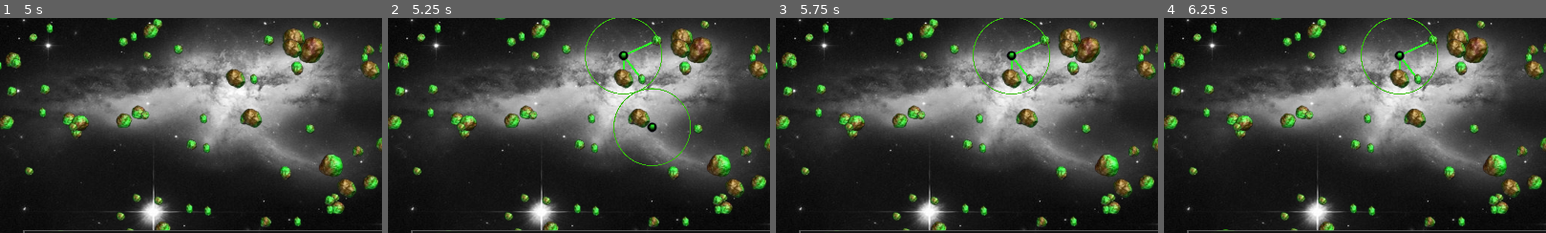
Above: before the commit, frames 1-4 (left to right).
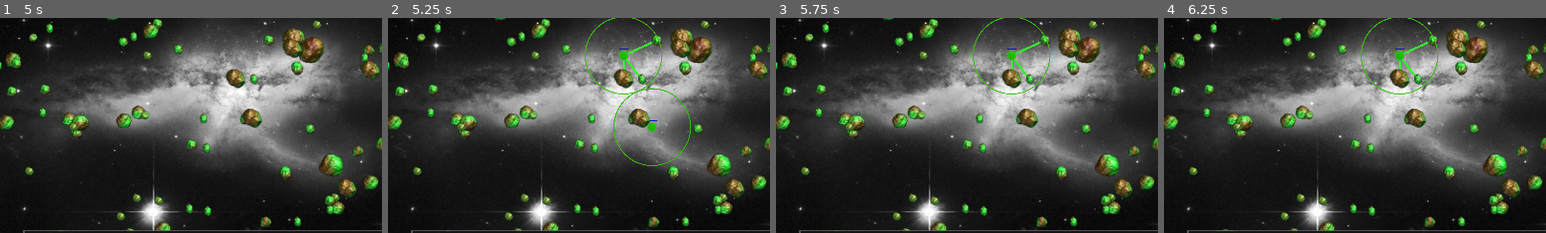
Above: after the commit, the same moments.

Repository: ramhacks/space-game-remake
Game: Godot game, scene res://survival.tscn
Two runs of this game, one before a commit and one after it. Both use one fixed random seed, a clock stepped at 60 frames per second and the inputs below.
Inputs (mouse positions are % of the whole screen's width and height, from its top left):
- Up to frame 1 (5 s): click (27, 98) at 0.5 s; click (27, 90) at 1.25 s; click (27, 98) at 2 s; click (27, 90) at 2.75 s; click (27, 98) at 3.5 s; click (27, 90) at 4.25 s
- Up to frame 2 (5.25 s): tap Enter at 5 s; drag from (50, 40) to (61, 90) at 5.02 s
- Up to frame 3 (5.75 s): no input
- Up to frame 4 (6.25 s): tap Space at 5.75 s; drag from (27, 90) to (50, 40) at 5.77 s
The pictures show only the part of the screen within x 19-69%, y 31-81%; the shares and areas given below are measured in that part.

Frame 1 is identical in both runs. In frame 2, 0.2% of the frame differs, in the area x 60-71%, y 14-54%; in frame 3, 0.1%; in frame 4, 0.1%.

Commit message:
Started Selection gui
Started selection gui and edited some tween animations, made laser line thiner as well. Added build progress bar above miner tower

Diff:
--- a/the-space-game/Asteroid_Gen/asteroid.tscn
+++ b/the-space-game/Asteroid_Gen/asteroid.tscn
@@ -8,7 +8,7 @@
 
 [node name="Asteroid" type="StaticBody2D"]
 z_index = 1
-collision_layer = 2
+collision_layer = 3
 script = ExtResource("1_8gv7b")
 
 [node name="Sprite2D" type="Sprite2D" parent="."]
@@ -17,3 +17,5 @@
 
 [node name="CollisionShape2D" type="CollisionShape2D" parent="."]
 shape = SubResource("CircleShape2D_fbfk6")
+
+[connection signal="input_event" from="." to="." method="_on_input_event"]
--- a/the-space-game/Survival_Scene_Scripts/survival.gd
+++ b/the-space-game/Survival_Scene_Scripts/survival.gd
@@ -126,13 +126,6 @@
 	cooltime.set_wait_time(cooldown_time)
 	cooltime.timeout.connect(Callable(clear_laser).bind(cooltime, tower_origin))
 	cooltime.start()
-
-
-
-
-	#color = Color(R, G, B, cooltime.time_left/100)
-
-	#line.set_default_color(color)
 
 func clear_laser(timer, tower_origin):
 	#this is on a separate branch because I do not know
--- a/the-space-game/survival.tscn
+++ b/the-space-game/survival.tscn
@@ -60,6 +60,18 @@
 position = Vector2(576, 259.5)
 shape = SubResource("RectangleShape2D_fy202")
 
+[node name="Camera_Area2" type="Area2D" parent="."]
+monitoring = false
+monitorable = false
+script = ExtResource("2_fmvyw")
+
+[node name="Camera2D" type="Camera2D" parent="Camera_Area2"]
+position = Vector2(575, 325)
+
+[node name="CollisionShape2D" type="CollisionShape2D" parent="Camera_Area2"]
+position = Vector2(576, 259.5)
+shape = SubResource("RectangleShape2D_fy202")
+
 [node name="Background_Layer" type="CanvasLayer" parent="."]
 layer = -1
 
@@ -99,14 +111,20 @@
 theme = ExtResource("5_85nvo")
 metadata/_edit_lock_ = true
 
-[node name="Mine_Button_Holder" type="Control" parent="HotBar_Layer/Hotbar_Background/Hotbar_Forground"]
+[node name="Default_Hot Bar" type="Control" parent="HotBar_Layer/Hotbar_Background/Hotbar_Forground"]
+anchors_preset = 0
+offset_right = 40.0
+offset_bottom = 40.0
+
+[node name="Mine_Button_Holder" type="Control" parent="HotBar_Layer/Hotbar_Background/Hotbar_Forground/Default_Hot Bar"]
+z_index = 2
 anchors_preset = 0
 offset_left = 4.0
 offset_top = 9.0
 offset_right = 104.0
 offset_bottom = 125.0
 
-[node name="Info" type="TextureButton" parent="HotBar_Layer/Hotbar_Background/Hotbar_Forground/Mine_Button_Holder"]
+[node name="Info" type="TextureButton" parent="HotBar_Layer/Hotbar_Background/Hotbar_Forground/Default_Hot Bar/Mine_Button_Holder"]
 z_index = 3
 layout_mode = 0
 offset_top = 92.0
@@ -116,7 +134,7 @@
 texture_pressed = ExtResource("7_to1tn")
 metadata/_edit_lock_ = true
 
-[node name="Miner_Button" type="TextureButton" parent="HotBar_Layer/Hotbar_Background/Hotbar_Forground/Mine_Button_Holder"]
+[node name="Miner_Button" type="TextureButton" parent="HotBar_Layer/Hotbar_Background/Hotbar_Forground/Default_Hot Bar/Mine_Button_Holder"]
 z_index = 2
 layout_mode = 2
 offset_right = 100.0
@@ -126,7 +144,7 @@
 stretch_mode = 0
 metadata/_edit_lock_ = true
 
-[node name="Price" type="Label" parent="HotBar_Layer/Hotbar_Background/Hotbar_Forground/Mine_Button_Holder"]
+[node name="Price" type="Label" parent="HotBar_Layer/Hotbar_Background/Hotbar_Forground/Default_Hot Bar/Mine_Button_Holder"]
 z_index = 2
 layout_mode = 0
 offset_left = 8.0
@@ -135,6 +153,29 @@
 offset_bottom = 95.0
 text = "45m"
 metadata/_edit_lock_ = true
+
+[node name="Laser_Selection" type="Control" parent="HotBar_Layer/Hotbar_Background/Hotbar_Forground"]
+visible = false
+z_index = -1
+layout_mode = 3
+anchors_preset = 0
+offset_right = 772.0
+offset_bottom = 131.0
+
+[node name="Miner_Selection" type="Control" parent="HotBar_Layer/Hotbar_Background/Hotbar_Forground"]
+visible = false
+z_index = -1
+anchors_preset = 0
+offset_right = 772.0
+offset_bottom = 131.0
+
+[node name="Solar_Selection" type="Control" parent="HotBar_Layer/Hotbar_Background/Hotbar_Forground"]
+visible = false
+z_index = -1
+layout_mode = 3
+anchors_preset = 0
+offset_right = 772.0
+offset_bottom = 131.0
 
 [node name="ColorRect2" type="ColorRect" parent="HotBar_Layer"]
 z_index = 3
@@ -197,10 +238,13 @@
 show_percentage = false
 metadata/_edit_lock_ = true
 
-[connection signal="connect_game_ticks" from="." to="Global_Ticks" method="_on_survival_connect_game_ticks"]
 [connection signal="timeout" from="Global_Ticks" to="Global_Ticks" method="_on_timeout"]
 [connection signal="cancel_spawn_tower" from="Camera_Area" to="." method="_on_camera_area_cancel_spawn_tower"]
 [connection signal="cancel_spawn_tower" from="Camera_Area" to="Global_Ticks" method="_on_camera_area_cancel_spawn_tower"]
 [connection signal="input_event" from="Camera_Area" to="Camera_Area" method="_on_input_event"]
 [connection signal="place_tower" from="Camera_Area" to="." method="_on_camera_area_place_tower"]
-[connection signal="pressed" from="HotBar_Layer/Hotbar_Background/Hotbar_Forground/Mine_Button_Holder/Miner_Button" to="." method="_on_miner_button_pressed"]
+[connection signal="cancel_spawn_tower" from="Camera_Area2" to="." method="_on_camera_area_cancel_spawn_tower"]
+[connection signal="cancel_spawn_tower" from="Camera_Area2" to="Global_Ticks" method="_on_camera_area_cancel_spawn_tower"]
+[connection signal="input_event" from="Camera_Area2" to="Camera_Area2" method="_on_input_event"]
+[connection signal="place_tower" from="Camera_Area2" to="." method="_on_camera_area_place_tower"]
+[connection signal="pressed" from="HotBar_Layer/Hotbar_Background/Hotbar_Forground/Default_Hot Bar/Mine_Button_Holder/Miner_Button" to="." method="_on_miner_button_pressed"]
--- a/the-space-game/towers/Miner/mine.gd
+++ b/the-space-game/towers/Miner/mine.gd
@@ -3,6 +3,11 @@
 
 
 var cur_name = "miner"
+
+
+var build_progress = 0 #percantage up to 100
+
+var built = true #we will set this to false when we implement power
 
 var timer #temporary
 
@@ -77,10 +82,18 @@
 		var overlap = self.get_overlapping_bodies()
 		draw_hover_line.emit(self.global_position, overlap, 0.192, 0.988, 0.165, 3, hover_line)
 
+	#if build progress is complete and we did not already build it remove progress bar to build
+	#(make invisible we will need it again when upgrading)
+	if build_progress == 100 and !built:
+		self.get_node("BuildProgress").set_visible(false)
+		built = true
+	else:
+		self.get_node("BuildProgress").value = build_progress
+
 #this function will be replaced with a signal from the power node connecting it to the power grid. Each power node
 #will relay a signal until it gets to this, for now we are just using a timer
 func _on_timer_timeout() -> void:
-	if(!cooling_down):
+	if(!cooling_down and built):
 		#if powered mine, else on the next 2 sec cycle delete the mining laser graphic
 
 		child = self.get_node("Sprite2D")
@@ -88,10 +101,6 @@
 			child.mine(line_node)
 
 		cooling_down = true
-
-
-
-
 
 func _on_body_entered(body: Node2D) -> void:
 	if body.cur_name == "asteroid":
@@ -104,11 +113,12 @@
 	return child.asteroids_in_range
 
 
-
 func _on_sprite_2d_draw_line(pos1: Variant, pos2: Variant) -> void:
 	cooling_down = true
 
 	draw_laser.emit(self, pos1, pos2, cooldown_delay, self)
+	#we can't use tweens because tweens are meant for single animations
+	#we need to animate 2 things at once so we have to use attached line node and can't dynamically create one
 
 
 #upgrade tower (max of 3)
@@ -131,3 +141,9 @@
 		if event.is_action("BUTTON_LEFT"):
 			draw_selection_animation.emit(self.global_position, sprite_texture.get_size().x/2, true)
 			#will change the hot bar or something to let us upgrade the selected tower
+
+func rebuild():
+	build_progress = 0
+	built = false
+	self.get_node("BuildProgress").set_visible(true)
+	self.get_node("BuildProgress").value = 0 #reset value
--- a/the-space-game/towers/Miner/miner.tscn
+++ b/the-space-game/towers/Miner/miner.tscn
@@ -1,9 +1,10 @@
-[gd_scene load_steps=23 format=3 uid="uid://c6np11nexofah"]
+[gd_scene load_steps=27 format=3 uid="uid://c6np11nexofah"]
 
 [ext_resource type="Script" path="res://towers/Miner/mine.gd" id="1_2thg4"]
 [ext_resource type="Script" path="res://towers/Miner/miner.gd" id="2_7igyp"]
 [ext_resource type="Texture2D" uid="uid://cgs7ld2xn3gnc" path="res://images/494.png" id="3_jupu6"]
 [ext_resource type="Texture2D" uid="uid://beq1a1rqkgpe5" path="res://images/514.png" id="3_yabks"]
+[ext_resource type="Texture2D" uid="uid://b6exsv0vss8qr" path="res://images/490.png" id="4_ewh2d"]
 [ext_resource type="Texture2D" uid="uid://do7iu2mcny87c" path="res://images/496.png" id="4_gvx7w"]
 [ext_resource type="Script" path="res://towers/Miner/mining_laser.gd" id="4_njm1e"]
 [ext_resource type="Texture2D" uid="uid://bvkvwhlcr5ip7" path="res://images/498.png" id="5_a04ud"]
@@ -16,32 +17,18 @@
 [ext_resource type="Texture2D" uid="uid://bvwnoixwfeuyu" path="res://images/512.png" id="12_1enlj"]
 [ext_resource type="Texture2D" uid="uid://bjlax7wrybigo" path="res://images/Green-Circle-PNG-Photo-2603984782.png" id="15_ekrsg"]
 
+[sub_resource type="StyleBoxFlat" id="StyleBoxFlat_g7k0a"]
+bg_color = Color(0.0156863, 0.0470588, 0.862745, 1)
+
+[sub_resource type="StyleBoxFlat" id="StyleBoxFlat_fjhom"]
+bg_color = Color(0.0156863, 0.611765, 0.988235, 1)
+
+[sub_resource type="Theme" id="Theme_bw76j"]
+ProgressBar/styles/background = SubResource("StyleBoxFlat_g7k0a")
+ProgressBar/styles/fill = SubResource("StyleBoxFlat_fjhom")
+
 [sub_resource type="Animation" id="Animation_b7t7o"]
 length = 0.001
-tracks/0/type = "value"
-tracks/0/imported = false
-tracks/0/enabled = true
-tracks/0/path = NodePath(".:width")
-tracks/0/interp = 1
-tracks/0/loop_wrap = true
-tracks/0/keys = {
-"times": PackedFloat32Array(0),
-"transitions": PackedFloat32Array(1),
-"update": 0,
-"values": [3.0]
-}
-tracks/1/type = "value"
-tracks/1/imported = false
-tracks/1/enabled = true
-tracks/1/path = NodePath(".:default_color")
-tracks/1/interp = 1
-tracks/1/loop_wrap = true
-tracks/1/keys = {
-"times": PackedFloat32Array(0),
-"transitions": PackedFloat32Array(1),
-"update": 0,
-"values": [Color(0.192157, 0.988235, 0.164706, 1)]
-}
 
 [sub_resource type="Animation" id="Animation_v036w"]
 resource_name = "line_disolve"
@@ -53,10 +40,10 @@
 tracks/0/interp = 1
 tracks/0/loop_wrap = true
 tracks/0/keys = {
-"times": PackedFloat32Array(1.43333, 2.9),
+"times": PackedFloat32Array(1.1, 2.9),
 "transitions": PackedFloat32Array(1, 7.21),
 "update": 0,
-"values": [3.0, 0.0]
+"values": [2.0, 0.0]
 }
 tracks/1/type = "value"
 tracks/1/imported = false
@@ -86,7 +73,7 @@
 animations = [{
 "frames": [{
 "duration": 1.0,
-"texture": ExtResource("3_yabks")
+"texture": ExtResource("4_ewh2d")
 }],
 "loop": true,
 "name": &"hover",
@@ -139,10 +126,18 @@
 
 [node name="Miner" type="Area2D"]
 z_index = 1
-position = Vector2(453, 401)
+position = Vector2(79, 66)
 collision_layer = 2
 collision_mask = 2
 script = ExtResource("1_2thg4")
+
+[node name="BuildProgress" type="ProgressBar" parent="."]
+offset_left = -7.0
+offset_top = -11.0
+offset_right = 7.0
+offset_bottom = -9.0
+theme = SubResource("Theme_bw76j")
+show_percentage = false
 
 [node name="AnimationPlayer" type="AnimationPlayer" parent="."]
 root_node = NodePath("../Laser")
@@ -151,8 +146,8 @@
 }
 
 [node name="Laser" type="Line2D" parent="."]
-width = 3.0
-default_color = Color(0.192157, 0.988235, 0.164706, 1)
+width = 2.0
+default_color = Color(0.52227, 0.952408, 3.85046e-07, 1)
 gradient = SubResource("Gradient_okg80")
 script = ExtResource("4_njm1e")
 
@@ -161,23 +156,27 @@
 position = Vector2(-2, 5)
 scale = Vector2(0.185, 0.183333)
 texture = ExtResource("15_ekrsg")
+metadata/_edit_lock_ = true
 
 [node name="Sprite2D" type="AnimatedSprite2D" parent="."]
 z_index = 2
 sprite_frames = SubResource("SpriteFrames_f73n1")
-animation = &"place"
+animation = &"hover"
 script = ExtResource("2_7igyp")
 
 [node name="CollisionShape2D" type="CollisionShape2D" parent="."]
 shape = SubResource("CircleShape2D_rqckh")
+metadata/_edit_lock_ = true
 
 [node name="Timer" type="Timer" parent="."]
 one_shot = true
 
 [node name="Sprite" type="Area2D" parent="."]
+metadata/_edit_lock_ = true
 
 [node name="CollisionShape2D" type="CollisionShape2D" parent="Sprite"]
 shape = SubResource("CircleShape2D_sf37x")
+metadata/_edit_lock_ = true
 
 [connection signal="body_entered" from="." to="." method="_on_body_entered"]
 [connection signal="draw_line" from="Sprite2D" to="." method="_on_sprite_2d_draw_line"]
